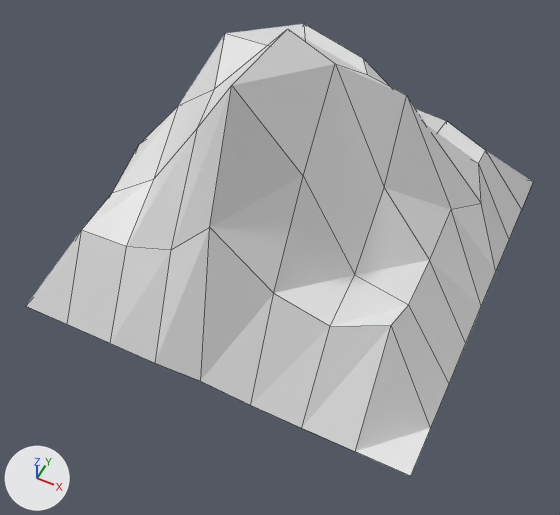
The Blender file WhoAmI/blender/planet/planet.blend, before and after one commit.
Camera for both pictures: a camera (50 mm lens) standing at (2.16, -4.75, 4.3) and looking at (0.18, -0.79, -0.65). Lighting does not change. The marker at lower left points along +X, +Y and +Z. Mesh edges are drawn as thin lines.

In view in the first picture: 'SnowMountain'.
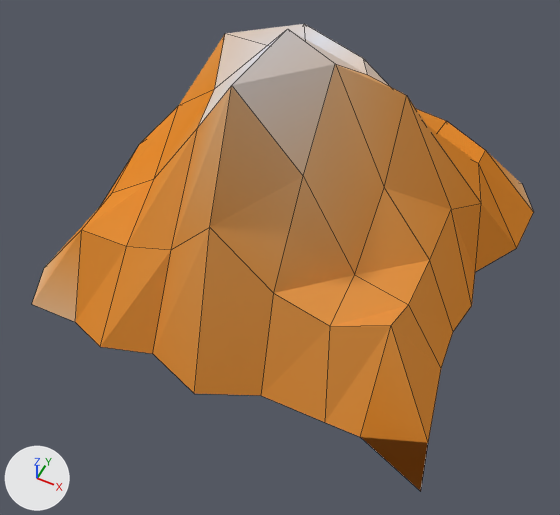
Pixel boxes (x1, y1, x2, y2) of what changed, in the pictures (560 x 515 px):
'SnowMountain', reshaped: before (26, 24, 533, 476); after (32, 24, 534, 491)
part 1 of me_plane_001, built on: before (26, 151, 533, 476); after (32, 147, 534, 491)
part 2 of me_plane_001, recoloured (grey to orange): (82, 24, 486, 326) in both

Patch to the scene script:
```diff
--- a/WhoAmI/blender/planet/planet.blend.py
+++ b/WhoAmI/blender/planet/planet.blend.py
@@ img_snow_mountain_001 @@
+img_snow_mountain_001 = load_image('snow_mountain.001', '../mountains/snow_mountain.png', 2, 1, 'sRGB')
@@ mat_material @@
+mat_material = principled_material('Material')
+mat_material.texture = img_snow_mountain_001
+mat_material.roughness = 1.0
+mat_material.specular_ior_level = 0.0
@@ me_plane_001 @@
 # used by ob_snowmountain; location = (-0.002, -0.027, -0.469)
-me_plane_001.from_pydata(...)  # 81 vertices, 64 faces; spans x -1.86..1.84, y -1.85..1.85, z -0.78..1.81
+me_plane_001.from_pydata(...)  # 81 vertices, 65 faces; spans x -2.0..1.96, y -1.95..1.97, z -0.78..1.81
+# me_plane_001 part 1
+# 32 vertices move from x -1.86..1.84, y -1.85..1.85, z -0.78..-0.74 to x -2.0..1.96, y -1.95..1.97, z -0.78
+# 1 new face joins them
+# me_plane_001 part 2: 64 faces spanning x -2.0..1.96, y -1.95..1.97, z -0.78..1.81 switch from no material to mat_material (picture img_snow_mountain_001)
```
